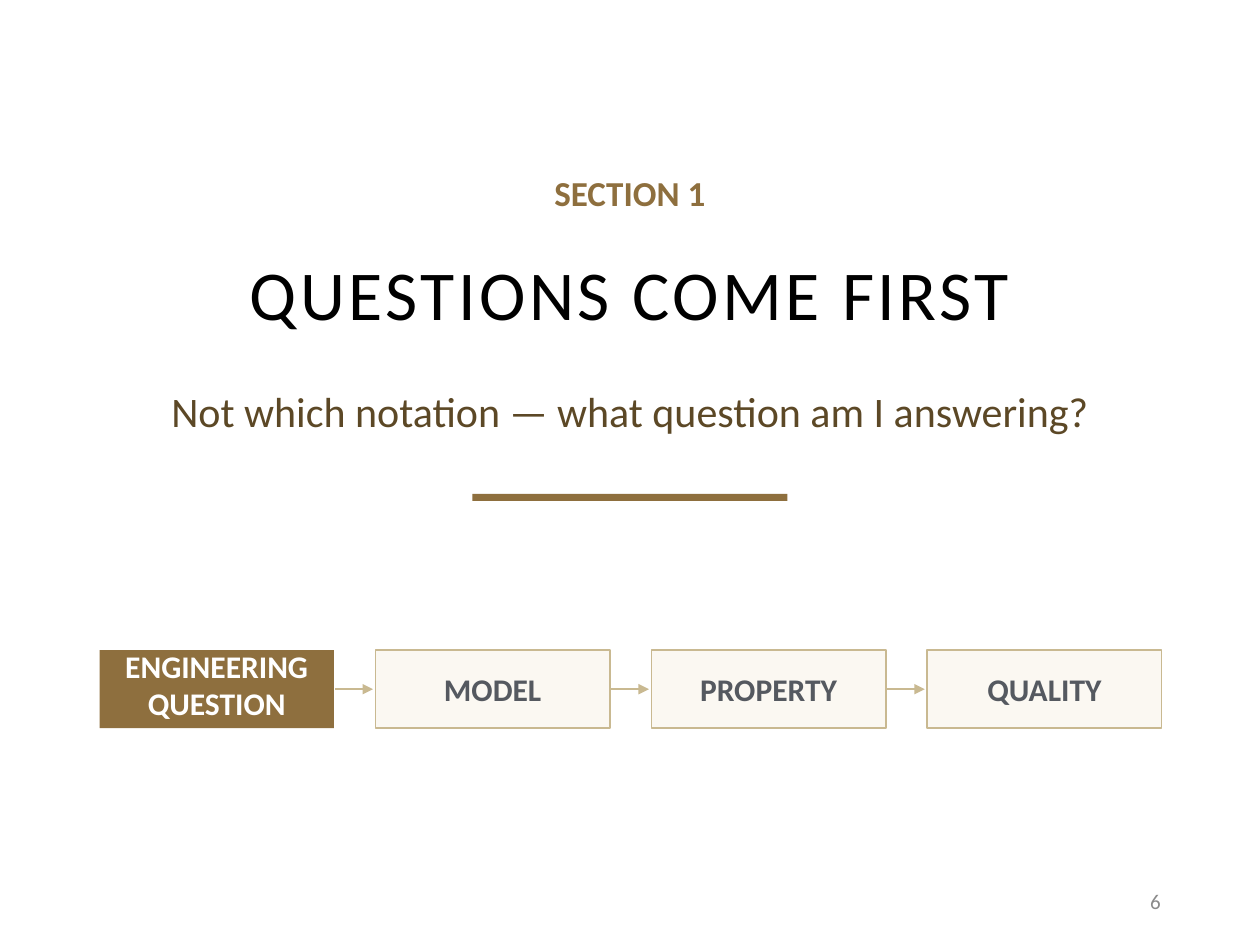
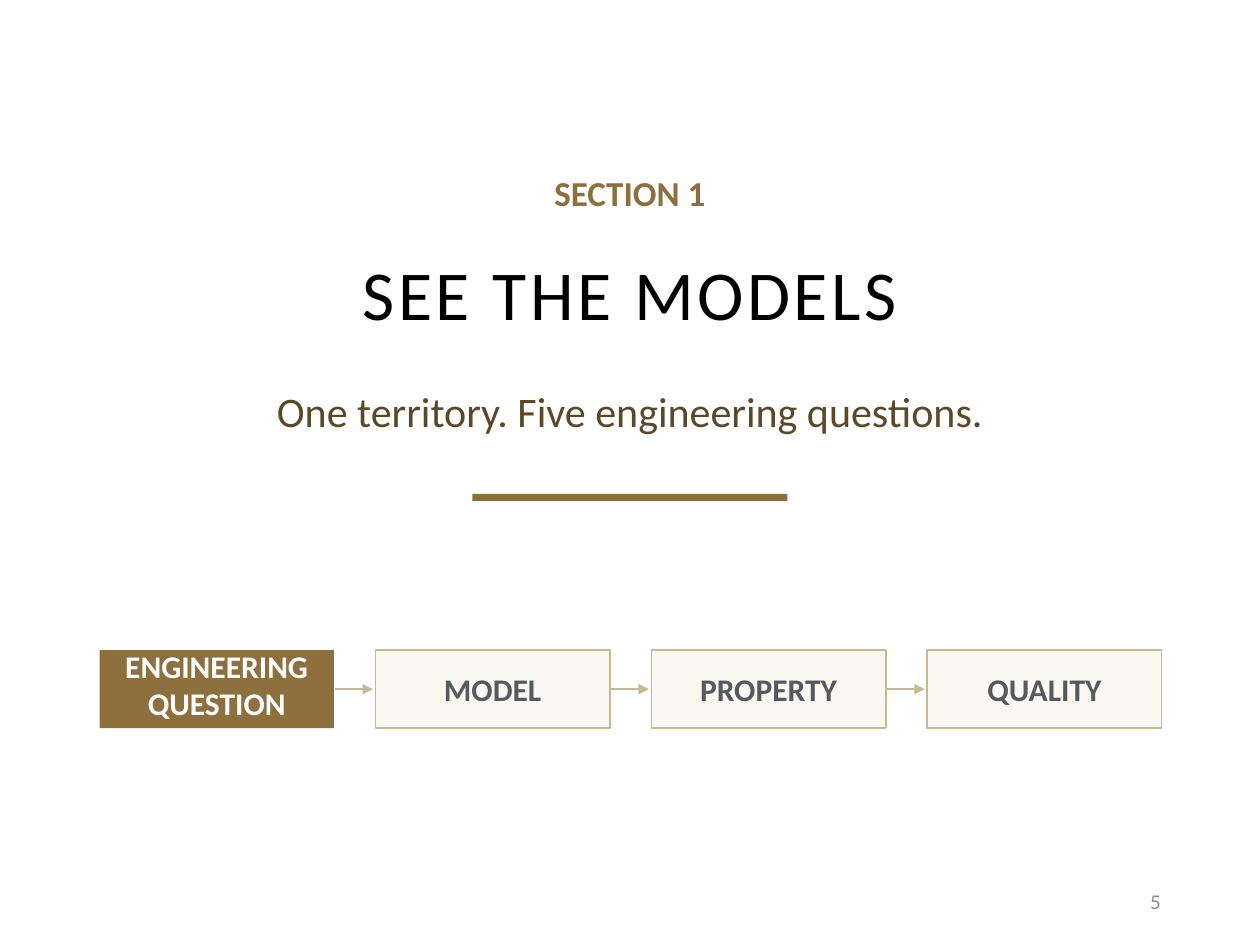
Before and after one commit to davisjam/model-based-agentic-software-engineering, a slide deck: slide 5 of course/lectures/act-2-delegation-and-control/02-modeling/2-2-Modeling-1-Purposeful-Reduction.pptx (slide 6 before the commit). Drawn at 1260x945 pixels with LibreOffice and Linux fonts; fonts in the diff are those of the drawing; background and template pictures are left out. Boxes give left, top, right and bottom in pixels: in the first picture for what was removed or moved away, otherwise in the second. Text is boxed around its words. In the diff, an @@ line names an element or a change of style, - is before the commit and + after.

```diff
--- a/course/lectures/act-2-delegation-and-control/02-modeling/2-2-Modeling-1-Purposeful-Reduction.pptx
+++ b/course/lectures/act-2-delegation-and-control/02-modeling/2-2-Modeling-1-Purposeful-Reduction.pptx
@@ title at bbox=[363, 274, 896, 321]: text changed @@
-QUESTIONS COME FIRST
+SEE THE MODELS
@@ text at bbox=[277, 398, 983, 435]: text changed @@
-Not which notation — what question am I answering?
+One territory. Five engineering questions.
@@ page number at bbox=[1150, 895, 1161, 909]: text changed @@
-6
+5
```
Also in this commit, not shown: 1 other slide changed, 7 slides added, 6 slides removed, 1 other file.
